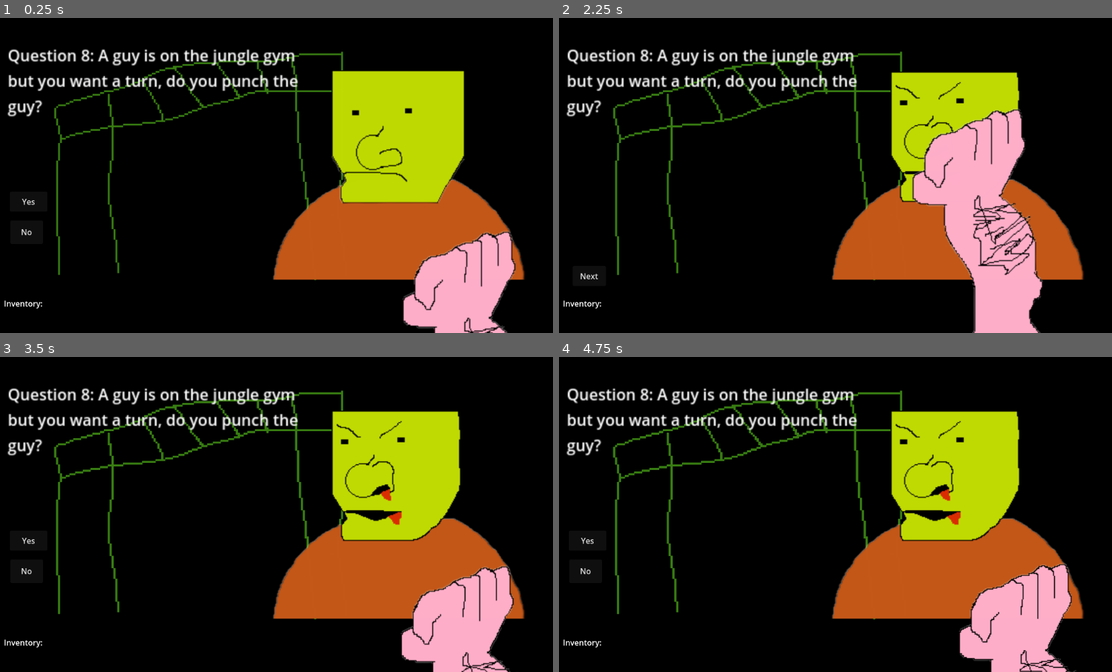
Above: before the commit, frames 1-4 (two rows, left to right).
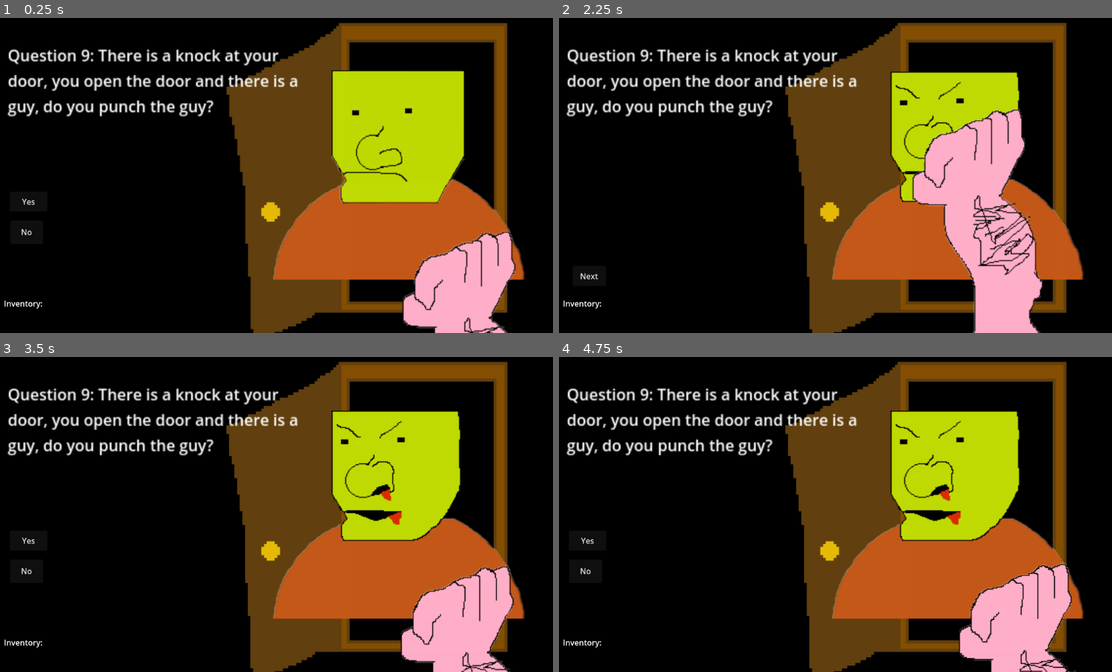
Above: after the commit, the same moments.

Repository: Do-You-Punch-The-Guy-Studios/do-you-punch-the-guy
Game: Godot game, scene res://scenes/the_guy_root_scene.tscn
The game is run twice, just before and just after one commit, with the same random seed, the same clock (stepped at 60 frames per second) and the same inputs.
Inputs:
- Up to frame 1 (0.25 s): no input
- Up to frame 2 (2.25 s): click "Yes" at 0.5 s; click "Next" at 1.25 s; click "Yes" at 2 s
- Up to frame 3 (3.5 s): click "Next" at 2.75 s
- Up to frame 4 (4.75 s): click "Yes" at 3.5 s; click "Next" at 4.25 s

The runs differ from the first frame. In frame 1, 20% of the frame differs, in the area x 1-92%, y 1-100%; in frame 2, 21%; in frame 3, 20%; in frame 4, 20%.

Commit message:
question9

Diff:
--- a/code/do-you-punch-the-guy-main.gd
+++ b/code/do-you-punch-the-guy-main.gd
@@ -29,6 +29,7 @@
 	"question6":preload("res://scenes/question6.tscn"),
 	"question7":preload("res://scenes/question7.tscn"),
 	"question8":preload("res://scenes/question8.tscn"),
+	"question9":preload("res://scenes/question9.tscn"),
 	};
 @onready var yesButton = $YesButton;
 @onready var noButton = $NoButton;
@@ -80,7 +81,7 @@
 	currentQuestionIndex = nextQuestionIndex
 	nextQuestionIndex = questionIndexes.back()
 	questionIndexes.pop_back()
-	currentQuestionIndex = 8;
+	currentQuestionIndex = 9;
 	currentQuestion = questionInfo[str(currentQuestionIndex)];
 	if(currentQuestionIndex > 1):
 		self.add_child(questionScenes["question" + str(currentQuestionIndex)].instantiate())
--- a/data/questions.json
+++ b/data/questions.json
@@ -101,8 +101,12 @@
 		"question":"There is a knock at your door, you open the door and there is a guy, do you punch the guy?",
 		"yes": true,
 		"no": true,
+		"option3": false,
 		"yesTags":["ASSHOLE"],
 		"noTags":[],
+		"onQuestion": false,
+		"onYes": false,
+		"onNo": false,
 		"isActive": true
 	},
 	"10": {
--- /dev/null
+++ b/scenes/question9.tscn
@@ -0,0 +1,10 @@
+[gd_scene load_steps=2 format=3 uid="uid://bxp1uijeh8htt"]
+
+[ext_resource type="Texture2D" uid="uid://tbe0xvf1gpql" path="res://assets/question9/door.png" id="1_sb0p6"]
+
+[node name="Question9" type="Node2D"]
+
+[node name="Door" type="Sprite2D" parent="."]
+position = Vector2(693, -453)
+scale = Vector2(1.8191667, 1.8783336)
+texture = ExtResource("1_sb0p6")
Binary file added: assets/question9/door.png
Not shown, added: assets/question9/door.png.import
